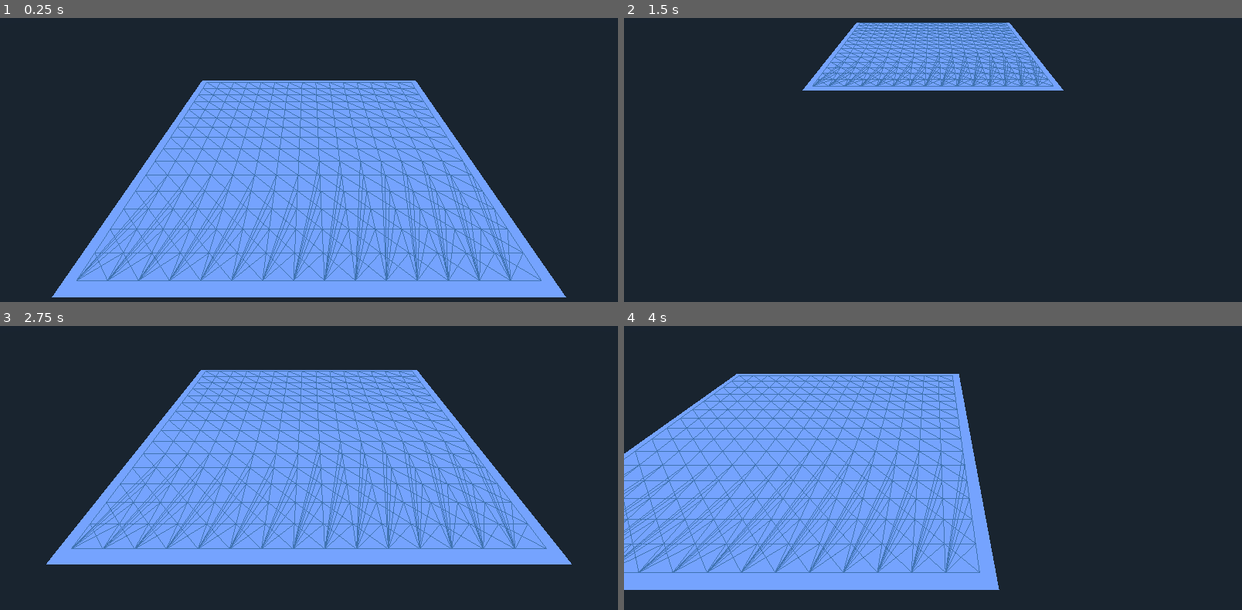
Above: before the commit, frames 1-4 (two rows, left to right).
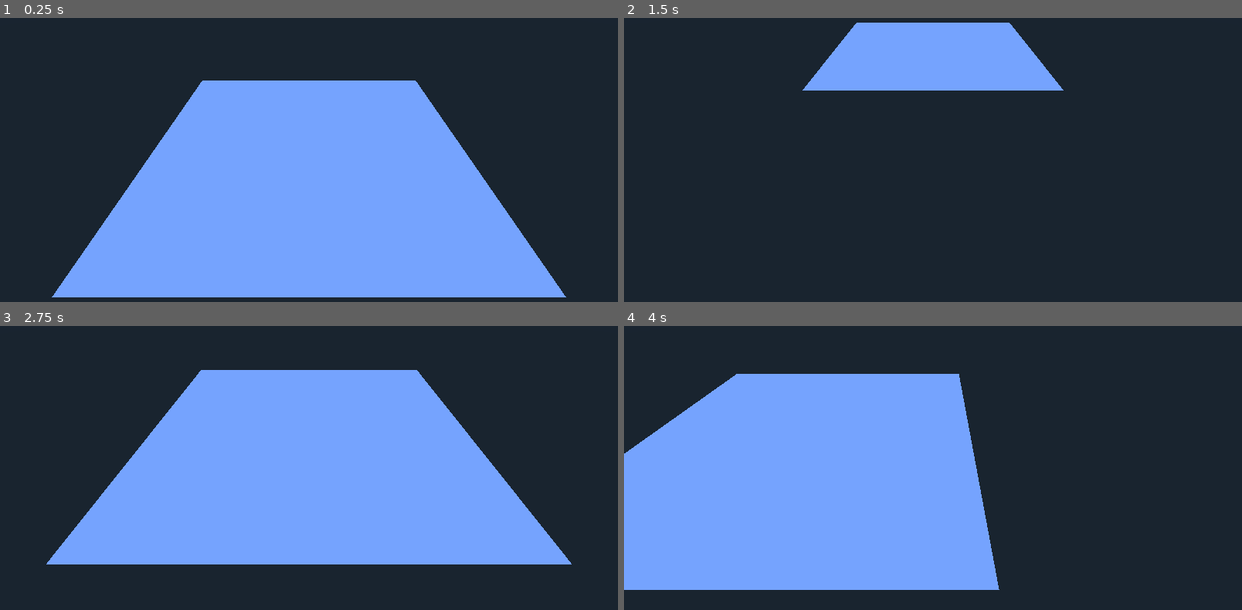
Above: after the commit, the same moments.

Repository: MichaelReel/Voronoi
Game: Godot game, scene res://Root.tscn
Same seed, same stepped clock (60 frames per second), same inputs: the game is played once before the commit and once after it.
Inputs:
- Up to frame 1 (0.25 s): no input
- Up to frame 2 (1.5 s): tap Enter at 0.5 s; hold Keypad 5 (camera_backward) 0.53-1.28 s; tap Keypad 1 (camera_down) at 1.35 s
- Up to frame 3 (2.75 s): tap Space at 2 s; hold Keypad 8 (camera_forward) from 2.03 s (still down)
- Up to frame 4 (4 s): release Keypad 8 (camera_forward) at 2.78 s; tap Keypad 4 (camera_left) at 2.85 s; tap Enter at 3.5 s; hold Keypad 6 (camera_right) from 3.53 s (still down)

The runs differ from the first frame. In frame 1, 7.7% of the frame differs, in the area x 12-88%, y 22-93%; in frame 2, 3.2%; in frame 3, 7.4%; in frame 4, 6.9%.
Error after the commit: Parse Error: Variable "i" already defined in the scope (at line 182). (res://Delaunay.gd:270)

Commit message:
Reworked the delaunay code from another code example. It's appears more reliable, but has higlighted how bonkers my voronoi implementation is.

Diff:
--- a/Delaunay.gd
+++ b/Delaunay.gd
@@ -1,11 +1,9 @@
 extends MeshInstance
 
-# Shamelessly ripped-off Delaunay code ported to Godot by Tapio Pyrhönen
-# (https://github.com/TassuP/GodotStuff/tree/master/DelaunayTriangulator)
-# Based on this: https://gist.github.com/miketucker/3795318
-
-# To use this code in your project:
-	# set demo_mode to false,
+# Ripped/ported from libgdx:
+# https://github.com/libgdx/libgdx/blob/master/gdx/src/com/badlogic/gdx/math/DelaunayTriangulator.java
+
+# To use:
 	# append points to the array points[]
 	# call do_delaunay()
 
@@ -64,6 +62,10 @@
 	update_counters()
 	print(status_text)
 
+class VectorXSort:
+	static func sort(a, b):
+		return a.x < b.x
+
 func Triangulate():
 
 	# Clear any existing data
@@ -78,8 +80,11 @@
 		verts.append(Vector3(points[i].x, points[i].y, points[i].z))
 		i+=1
 
+	# Sort the verts by the x axis
+	verts.sort_custom(VectorXSort, "sort")
+
 	# Create triangle indices
-	tris = TriangulatePolygon(verts)
+	tris = triangulate_polygons(verts)
 	for tri in tris:
 		create_circumcenter(tri)
 		create_connected(tri)
@@ -139,8 +144,7 @@
 
 	return mesh
 
-
-#################  The rest is the delaunay-code #################
+## Delaunay-code ##
 
 # classes for delaunay
 class Triangle:
@@ -164,129 +168,181 @@
 	func Equals(var other):
 		return ((p1 == other.p2) && (p2 == other.p1)) || ((p1 == other.p1) && (p2 == other.p2))
 
-
-func TriangulatePolygon(XZofVertices):
-	var VertexCount = XZofVertices.size()
-
-	# Find minimum and maximum x and y values
-	var xmin = XZofVertices[0].x
-	var ymin = XZofVertices[0].y
+func triangulate_polygons(pts):
+	var triangles = []
+	var end = len(pts)
+	if end < 3:
+		return triangles
+
+	# Determine bounds for the super triangle
+	var xmin = pts[0].x
+	var zmin = pts[0].z
 	var xmax = xmin
-	var ymax = ymin
-
-	var i = 0
-	while i < XZofVertices.size():
-		var v = XZofVertices[i]
-		xmin = min(xmin, v.x)
-		ymin = min(ymin, v.y)
-		xmax = max(xmax, v.x)
-		ymax = max(ymax, v.y)
+	var zmax = zmin
+	var i = 1
+	while i < end:
+		var value = points[i].x
+		xmin = min(xmin, value)
+		xmax = max(xmax, value)
+		value = points[i].z
+		zmin = min(zmin, value)
+		zmax = max(zmax, value)
 		i += 1
 
-	# Find the x and y ranges and mids
+	# (Find the x and y ranges and mids)
 	var dx = xmax - xmin
-	var dy = ymax - ymin
-	var dmax = max(dx,dy)
-	var xmid = (xmax + xmin) * 0.5
-	var ymid = (ymax + ymin) * 0.5
-
-	# Copy the input vertices into the expandedXZ array
-	var ExpandedXZ = Array()
-	i = 0
-	while i < XZofVertices.size():
-		var v = XZofVertices[i]
-		ExpandedXZ.append(Vector3(v.x, -v.z, v.y))
-		i += 1
-
-	# Add 3 somewhat weird vertices (enclosing tri)
-	ExpandedXZ.append(Vector2((xmid - 2 * dmax), (ymid - dmax)))
-	ExpandedXZ.append(Vector2(xmid, (ymid + 2 * dmax)))
-	ExpandedXZ.append(Vector2((xmid + 2 * dmax), (ymid - dmax)))
-
-	var TriangleList = Array()
-	# Add an weird triangle made from the 3 weird vertices above
-	TriangleList.append(Triangle.new(VertexCount, VertexCount + 1, VertexCount + 2))
-	var ii1 = 0
-	while ii1 < VertexCount:
-		# For each of the original XZofVertices vertices
-		var Edges = Array()
-		var ii2 = 0
-		while ii2 < TriangleList.size():
-			#
-			if TriangulatePolygonSubFunc_InCircle(ExpandedXZ[ii1], ExpandedXZ[TriangleList[ii2].p1], ExpandedXZ[TriangleList[ii2].p2], ExpandedXZ[TriangleList[ii2].p3]):
-				Edges.append(Edge.new(TriangleList[ii2].p1, TriangleList[ii2].p2))
-				Edges.append(Edge.new(TriangleList[ii2].p2, TriangleList[ii2].p3))
-				Edges.append(Edge.new(TriangleList[ii2].p3, TriangleList[ii2].p1))
-				TriangleList.remove(ii2)
-				ii2-=1
-			ii2+=1
-
-		ii2 = Edges.size()-2
-		while ii2 >= 0:
-			var ii3 = Edges.size()-1
-			while ii3 >= ii2+1:
-				if Edges[ii2].Equals(Edges[ii3]):
-					Edges.remove(ii3)
-					Edges.remove(ii2)
-					ii3-=1
-				ii3-=1
-			ii2-=1
-
-		ii2 = 0
-		while ii2 < Edges.size():
-			TriangleList.append(Triangle.new(Edges[ii2].p1, Edges[ii2].p2, ii1))
-			ii2+=1
-		Edges.clear()
-		ii1 += 1
-
-	ii1 = TriangleList.size()-1
-	while ii1 >= 0:
-		if TriangleList[ii1].p1 >= VertexCount || TriangleList[ii1].p2 >= VertexCount || TriangleList[ii1].p3 >= VertexCount:
-			TriangleList.remove(ii1)
-		ii1-=1
-
-	return TriangleList
-
-func TriangulatePolygonSubFunc_InCircle(p, p1, p2, p3):
-	if abs(p1.y - p2.y) < float_Epsilon && abs(p2.y - p3.y) < float_Epsilon:
-		return false
-	var m1
-	var m2
-	var mx1
-	var mx2
-	var my1
-	var my2
+	var dz = zmax - zmin
+	var dmax = max(dx, dz) * 20.0
+	var xmid = (xmax + xmin) / 2.0
+	var zmid = (zmax + zmin) / 2.0
+
+	# Setup the super triangle, which should contain all the points
+	var superTri = []
+	superTri.append(Vector3(xmid - dmax, 0, zmid - dmax))
+	superTri.append(Vector3(xmid       , 0, zmid + dmax))
+	superTri.append(Vector3(xmid + dmax, 0, zmid - dmax))
+
+	# Setup edge storage
+	var edgs = []
+	var complete = []
+
+	# Add super triangle indices (indices > end == superTri)
+	triangles.append(end)
+	triangles.append(end + 1)
+	triangles.append(end + 2)
+	complete.append(false)
+
+	# Include each point (one at a time) into the existing mesh
+	var pt_ind = 0
+	for pt in pts:
+
+		var x = pt.x
+		var z = pt.z
+
+		# If x,z lies inside the circumcircle of a triangle, the edges are stored and the triangle removed
+		var tri_ind = len(triangles) - 1
+		while tri_ind >= 0:
+
+			var com_ind = tri_ind / 3
+			if complete[com_ind]:
+				tri_ind -= 3
+				continue
+
+			# Get the revelant points
+			var p_inds = [triangles[tri_ind - 2], triangles[tri_ind - 1], triangles[tri_ind]]
+
+			# Get the relevant positional info
+			var x_p = []
+			var z_p = []
+
+			for j in range(3):
+				if p_inds[j] >= end:
+					i = p_inds[j] - end
+					x_p.append(superTri[i].x)
+					z_p.append(superTri[i].z)
+				else:
+					i = p_inds[j]
+					x_p.append(pts[i].x)
+					z_p.append(pts[i].z)
+
+			# Find if we're inside if x,z is in the circumcircle
+			var circum = circumcircle(x, z, x_p[0], z_p[0], x_p[1], z_p[1], x_p[2], z_p[2])
+
+			if circum == CIRC.COMPLETE:
+				complete[com_ind] = true
+			elif circum == CIRC.INSIDE:
+				edgs.append(p_inds[0])
+				edgs.append(p_inds[1])
+				edgs.append(p_inds[1])
+				edgs.append(p_inds[2])
+				edgs.append(p_inds[2])
+				edgs.append(p_inds[0])
+
+				triangles.remove(tri_ind)
+				triangles.remove(tri_ind - 1)
+				triangles.remove(tri_ind - 2)
+				complete.remove(com_ind)
+			tri_ind -= 3
+
+		# print ("DBG: ", 12)
+
+		var n = len(edgs)
+		for i in range (0, n, 2):
+			# Skip multiple edges. If all tris are anti-wise then all interior edges are opposite pointing
+			var p1 = edgs[i]
+			if p1 == -1: continue
+			var p2 = edgs[i + 1]
+			var skip = false
+			for ii in range(i + 2, n, 2):
+				if p1 == edgs[ii + 1] and p2 == edgs[ii]:
+					skip = true
+					edgs[ii] = -1
+			if skip: continue
+
+			# Form new triangles for the current point. Edges are arranged in clockwise order
+			triangles.append(p1)
+			triangles.append(edgs[i  + 1])
+			triangles.append(pt_ind)
+			complete.append(false)
+		edgs.clear()
+		pt_ind += 1
+
+	# Remove triangles with super triangle vertices
+	i = len(triangles) - 1
+	while i >= 0:
+		if triangles[i] >= end or triangles[i - 1] >= end or triangles[i - 2] >= end:
+			triangles.remove(i)
+			triangles.remove(i - 1)
+			triangles.remove(i - 2)
+		i -= 3
+
+	# Adjust triangles to classed rather than edge pairs
+	var return_triangles = []
+	for i in range(0, len(triangles), 3):
+		return_triangles.append(Triangle.new(triangles[i], triangles[i + 1], triangles[i + 2]))
+
+	return return_triangles
+
+enum CIRC {
+	INCOMPLETE,
+	COMPLETE,
+	INSIDE
+}
+
+func circumcircle(xp, yp, x1, y1, x2, y2, x3, y3):
 	var xc
 	var yc
-	if abs(p2.y - p1.y) < float_Epsilon:
-		m2 = -(p3.x - p2.x) / (p3.y - p2.y)
-		mx2 = (p2.x + p3.x) * 0.5
-		my2 = (p2.y + p3.y) * 0.5
-		xc = (p2.x + p1.x) * 0.5
+	var y1y2 = abs(y1 - y2)
+	var y2y3 = abs(y2 - y3)
+	if y1y2 < float_Epsilon:
+		if y2y3 < float_Epsilon: return CIRC.INCOMPLETE
+		var m2 = -(x3 - x2) / (y3 - y2)
+		var mx2 = (x2 + x3) / 2.0
+		var my2 = (y2 + y3) / 2.0
+		xc = (x2 + x1) / 2.0
 		yc = m2 * (xc - mx2) + my2
-	elif abs(p3.y - p2.y) < float_Epsilon:
-		m1 = -(p2.x - p1.x) / (p2.y - p1.y)
-		mx1 = (p1.x + p2.x) * 0.5
-		my1 = (p1.y + p2.y) * 0.5
-		xc = (p3.x + p2.x) * 0.5
-		yc = m1 * (xc - mx1) + my1
 	else:
-		m1 = -(p2.x - p1.x) / (p2.y - p1.y)
-		m2 = -(p3.x - p2.x) / (p3.y - p2.y)
-		mx1 = (p1.x + p2.x) * 0.5
-		mx2 = (p2.x + p3.x) * 0.5
-		my1 = (p1.y + p2.y) * 0.5
-		my2 = (p2.y + p3.y) * 0.5
-		xc = (m1 * mx1 - m2 * mx2 + my2 - my1) / (m1 - m2)
-		yc = m1 * (xc - mx1) + my1
-
-	var dx = p2.x - xc
-	var dy = p2.y - yc
+		var m1 = -(x2 - x1) / (y2 - y1)
+		var mx1 = (x1 + x2) / 2.0
+		var my1 = (y1 + y2) / 2.0
+		if y2y3 < float_Epsilon:
+			xc = (x3 + x2) / 2.0
+			yc = m1 * (xc - mx1) + my1
+		else:
+			var m2 = -(x3 - x2) / (y3 - y2)
+			var mx2 = (x2 + x3) / 2.0
+			var my2 = (y2 + y3) / 2.0
+			xc = (m1 * mx1 - m2 * mx2 + my2 - my1) / (m1 - m2)
+			yc = m1 * (xc - mx1) + my1
+
+	var dx = x2 - xc
+	var dy = y2 - yc
 	var rsqr = dx * dx + dy * dy
-	dx = p.x - xc
-	dy = p.y - yc
-	var drsqr = dx * dx + dy * dy
-	return (drsqr <= rsqr)
+
+	dx = xp - xc
+	dy = yp - yc
+	if dx * dx + dy * dy - rsqr <= float_Epsilon: return CIRC.INSIDE
+	return CIRC.COMPLETE if xp > xc and dx > rsqr else CIRC.INCOMPLETE
 
 # Some extra calculations
 
@@ -307,13 +363,13 @@
 
 func create_connected(tri):
 	# basically find any other triangles that share 2 vertices
-	var this = [tri.p1, tri.p2, tri.p3]
+	var pt_inds = [tri.p1, tri.p2, tri.p3]
 	var connected_tris = []
 	var i = 0
 	while connected_tris.size() < 3 and i < tris.size():
 		var score = 0
 		var other = [tris[i].p1, tris[i].p2, tris[i].p3]
-		for t in this:
+		for t in pt_inds:
 			for o in other:
 				score += 1 if t == o else 0
 		if score == 2:
